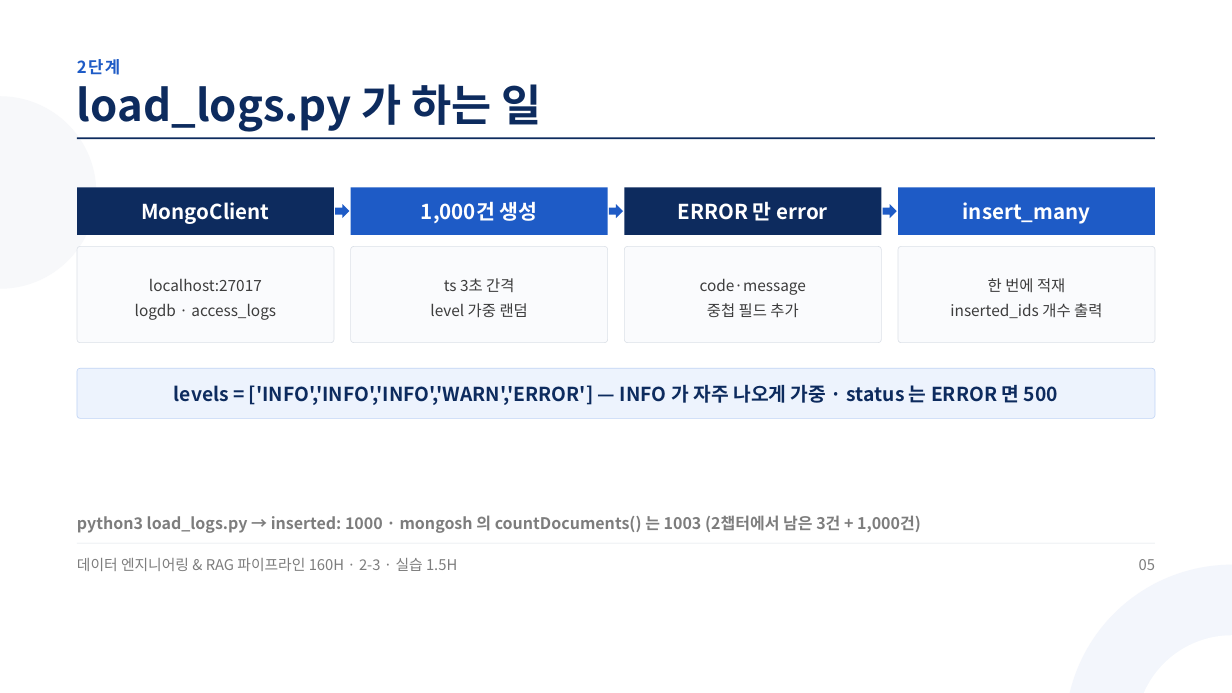
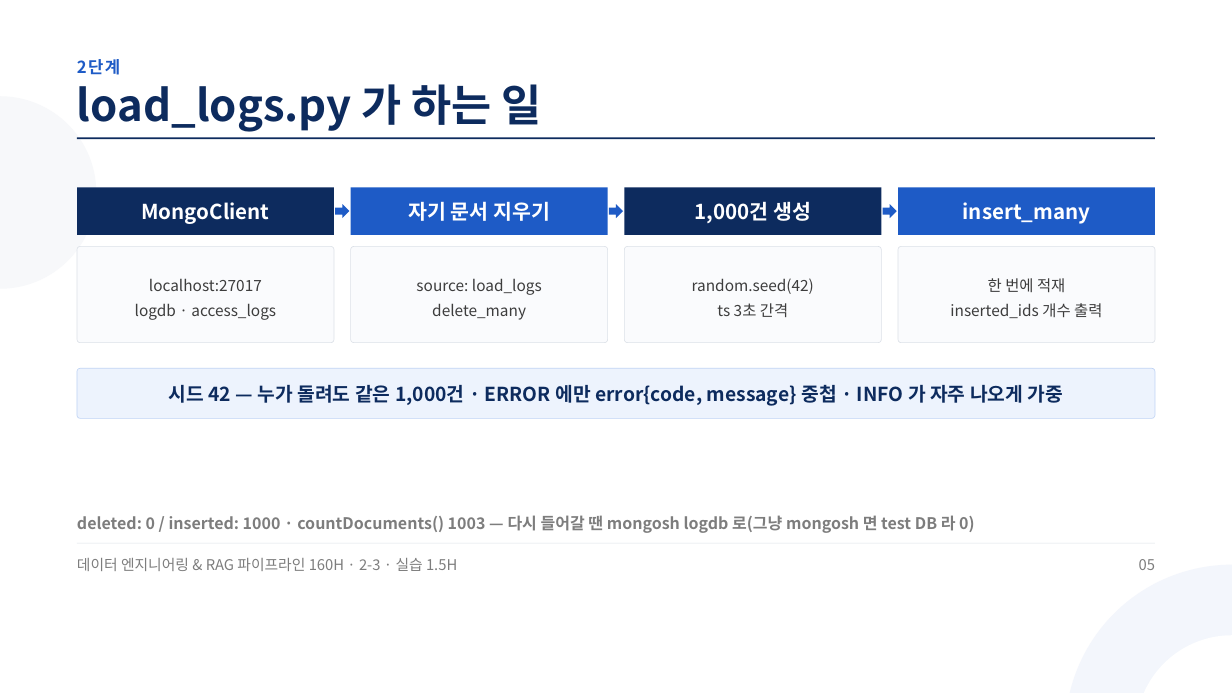
Before and after one commit to aebonlee/materials, a slide deck: slide 5 of data-eng/decks/w2d3s3.pptx. Drawn at 1232x693 pixels with LibreOffice and Linux fonts; fonts in the diff are those of the drawing. Boxes give left, top, right and bottom in pixels: in the first picture for what was removed or moved away, otherwise in the second. Text is boxed around its words. In the diff, an @@ line names an element or a change of style, - is before the commit and + after.

```diff
--- a/data-eng/decks/w2d3s3.pptx
+++ b/data-eng/decks/w2d3s3.pptx
@@ text at [408, 201, 550, 221]: text changed @@
-1,000건 생성
+자기 문서 지우기
@@ text at [695, 201, 811, 223]: text changed @@
-ERROR 만 error
+1,000건 생성
@@ text at [416, 278, 542, 320]: text changed @@
-ts 3초 간격
-level 가중 랜덤
+source: load_logs
+delete_many
@@ text at [692, 278, 814, 317]: text changed @@
-code·message
-중첩 필드 추가
+random.seed(42)
+ts 3초 간격
@@ text at [169, 385, 1063, 406]: text changed @@
-levels = ['INFO','INFO','INFO','WARN','ERROR'] — INFO 가 자주 나오게 가중 · status 는 ERROR 면 500
+시드 42 — 누가 돌려도 같은 1,000건 · ERROR 에만 error{code, message} 중첩 · INFO 가 자주 나오게 가중
@@ text at [77, 515, 974, 533]: text changed @@
-python3 load_logs.py → inserted: 1000 · mongosh 의 countDocuments() 는 1003 (2챕터에서 남은 3건 + 1,000건)
+deleted: 0 / inserted: 1000 · countDocuments() 1003 — 다시 들어갈 땐 mongosh logdb 로(그냥 mongosh 면 test DB 라 0)
```
Also in this commit, not shown: 6 other slides changed, 9 other files.
